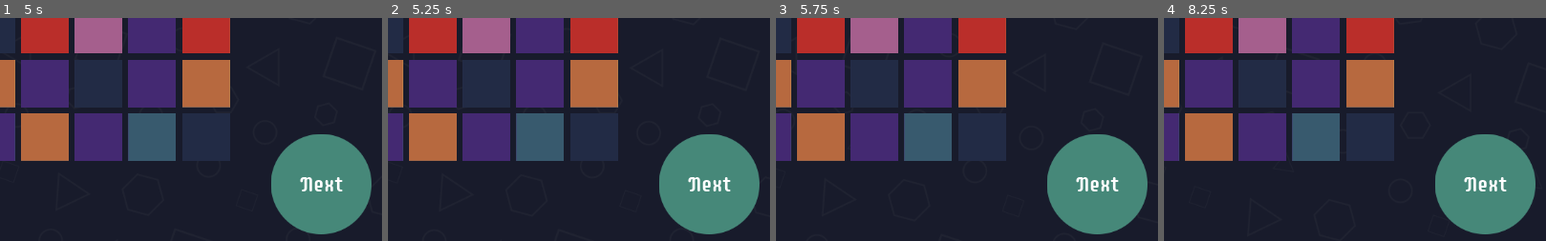
Above: before the commit, frames 1-4 (left to right).
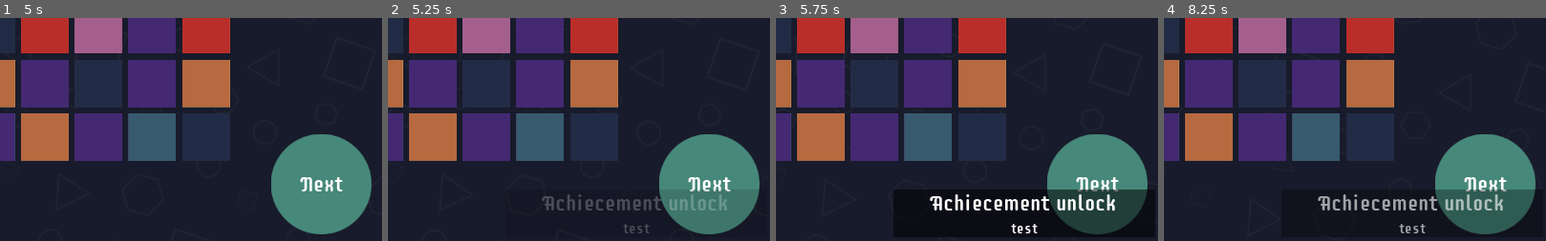
Above: after the commit, the same moments.

Repository: thamara/colorall
Game: Godot game, scene res://Menu.tscn
Same seed, same stepped clock (60 frames per second), same inputs: the game is played once before the commit and once after it. Sound files missing from this copy of the repository are replaced by a short silence.
Inputs (mouse positions are % of the whole screen's width and height, from its top left):
- Up to frame 1 (5 s): click (50, 84) at 0.52 s; click (16, 51) at 1.27 s; click (97, 5) at 2.02 s; click (97, 5) at 2.77 s; click (97, 5) at 3.52 s; click (3, 4) at 4.25 s
- Up to frame 2 (5.25 s): move the mouse to (15, 17) at 5.02 s; tap A (a) at 5.1 s; click (15, 17) at 5.17 s
- Up to frame 3 (5.75 s): tap R (r) at 5.3 s
- Up to frame 4 (8.25 s): move the mouse to (17, 10) at 5.77 s; tap R (r) at 5.85, 6.8, 7.35 s; click (17, 10) at 5.92 s; tap A (a) at 6.05, 6.6, 7.55, 8.1 s; move the mouse to (20, 14) at 6.52 s; click (20, 14) at 6.67 s; move the mouse to (20, 20) at 7.27 s; click (20, 20) at 7.42 s; move the mouse to (17, 24) at 8.02 s; click (17, 24) at 8.17 s
The pictures show only the part of the screen within x 50-100%, y 50-100%; the shares and areas given below are measured in that part.

Frame 1 is identical in both runs. In frame 2, 1.2% of the frame differs, in the area x 40-90%, y 76-97%; in frame 3, 5.6%, in the area x 30-100%, y 76-99%; in frame 4, 5.1%.

Commit message:
Adding achievement system

Diff:
--- /dev/null
+++ b/colorall/Achievement.gd
@@ -0,0 +1,22 @@
+extends Control
+
+export (String) var achievement_name = "Achievement name"
+const transparency = Color(1, 1, 1, 0)
+const full_visible = Color(1, 1, 1, 1)
+
+func _ready():
+	$Name.text = achievement_name
+	modulate = transparency
+	$Appear.interpolate_property(self, "modulate", modulate, full_visible, 0.5)
+	$Appear.start()
+	$Timer.start()
+
+
+func _on_Timer_timeout():
+	$Tween.interpolate_property(self, "modulate", modulate, transparency, 0.3)
+	$Tween.start()
+
+
+func _on_Tween_tween_all_completed():
+	queue_free()
+	pass
--- /dev/null
+++ b/colorall/Achievement.tscn
@@ -0,0 +1,66 @@
+[gd_scene load_steps=6 format=2]
+
+[ext_resource path="res://assets/SupermercadoOne-Regular.ttf" type="DynamicFontData" id=1]
+[ext_resource path="res://Game.tres" type="Theme" id=2]
+[ext_resource path="res://Achievement.gd" type="Script" id=3]
+
+[sub_resource type="DynamicFont" id=1]
+size = 20
+font_data = ExtResource( 1 )
+
+[sub_resource type="DynamicFont" id=2]
+size = 30
+font_data = ExtResource( 1 )
+
+[node name="Achievement" type="Control"]
+anchor_right = 1.0
+anchor_bottom = 1.0
+margin_right = -741.0
+margin_bottom = -536.0
+rect_min_size = Vector2( 0, 64 )
+script = ExtResource( 3 )
+__meta__ = {
+"_edit_use_anchors_": false
+}
+
+[node name="ColorRect" type="ColorRect" parent="."]
+anchor_right = 1.0
+anchor_bottom = 1.0
+mouse_filter = 2
+color = Color( 0, 0, 0, 0.533333 )
+__meta__ = {
+"_edit_use_anchors_": false
+}
+
+[node name="Name" type="Label" parent="."]
+anchor_top = 1.0
+anchor_right = 1.0
+anchor_bottom = 1.0
+margin_top = -25.0
+theme = ExtResource( 2 )
+custom_fonts/font = SubResource( 1 )
+text = "Name"
+align = 1
+__meta__ = {
+"_edit_use_anchors_": false
+}
+
+[node name="Unlock" type="Label" parent="."]
+anchor_right = 1.0
+margin_bottom = 37.0
+theme = ExtResource( 2 )
+custom_fonts/font = SubResource( 2 )
+text = "Achiecement unlock"
+align = 1
+
+[node name="Timer" type="Timer" parent="."]
+wait_time = 3.0
+one_shot = true
+autostart = true
+
+[node name="Tween" type="Tween" parent="."]
+
+[node name="Appear" type="Tween" parent="."]
+
+[connection signal="timeout" from="Timer" to="." method="_on_Timer_timeout"]
+[connection signal="tween_all_completed" from="Tween" to="." method="_on_Tween_tween_all_completed"]
--- /dev/null
+++ b/colorall/Achievements.gd
@@ -0,0 +1,25 @@
+extends Control
+
+var achievement = preload("res://Achievement.tscn")
+var queue = []
+onready var box = $Control/Box
+
+func _input(event):
+	if Input.is_action_just_pressed("a"):
+		push_achievement("test")
+
+
+func push_achievement(text):
+	var new_item = achievement.instance()
+	new_item.achievement_name = text
+	queue.push_back(new_item)
+
+
+func _process(_delta):
+	if len(queue) && len(box.get_children()) == 0:
+		var new_item = queue.pop_front()
+		box.add_child(new_item)
+
+
+func _ready():
+	GameManager.register_achievement_notifier(self)
--- /dev/null
+++ b/colorall/Achievements.tscn
@@ -0,0 +1,36 @@
+[gd_scene load_steps=2 format=2]
+
+[ext_resource path="res://Achievements.gd" type="Script" id=1]
+
+[node name="Achievements" type="Control"]
+anchor_right = 1.0
+anchor_bottom = 1.0
+rect_min_size = Vector2( 1024, 600 )
+mouse_filter = 2
+script = ExtResource( 1 )
+__meta__ = {
+"_edit_use_anchors_": false
+}
+
+[node name="Control" type="Control" parent="."]
+anchor_left = 1.0
+anchor_top = 1.0
+anchor_right = 1.0
+anchor_bottom = 1.0
+margin_left = -351.0
+margin_top = -75.0
+__meta__ = {
+"_edit_use_anchors_": false
+}
+
+[node name="Box" type="VBoxContainer" parent="Control"]
+anchor_right = 1.0
+anchor_bottom = 1.0
+margin_left = -4.0
+margin_top = 6.0
+margin_right = -4.0
+margin_bottom = -5.0
+rect_clip_content = true
+__meta__ = {
+"_edit_use_anchors_": false
+}
--- a/colorall/Game.tscn
+++ b/colorall/Game.tscn
@@ -17,6 +17,7 @@
 [ext_resource path="res://BackBtn.tscn" type="PackedScene" id=15]
 [ext_resource path="res://Mouse.tscn" type="PackedScene" id=16]
 [ext_resource path="res://Crown.tscn" type="PackedScene" id=17]
+[ext_resource path="res://Achievements.tscn" type="PackedScene" id=18]
 
 [sub_resource type="Theme" id=8]
 
@@ -66,10 +67,9 @@
 __meta__ = {
 "_edit_horizontal_guides_": [ 208.0 ]
 }
-width = 5
-height = 5
-grid_scale = 2.0
-tutorial = true
+width = 3
+height = 3
+grid_scale = 3.0
 
 [node name="Background" parent="." instance=ExtResource( 3 )]
 
@@ -787,6 +787,10 @@
 margin_bottom = 523.0
 text = "Next"
 
+[node name="Achievements" parent="." instance=ExtResource( 18 )]
+anchor_right = 0.0
+anchor_bottom = 0.0
+
 [connection signal="game_over" from="GridControl/Grid" to="." method="_on_Grid_game_over"]
 [connection signal="input_event" from="HUD/StartBtn/Area2D" to="." method="_on_Area2D_input_event"]
 [connection signal="color_clicked" from="HUD/ColorSelection" to="." method="_on_ColorSelection_color_clicked"]
--- a/colorall/manager/GameManager.gd
+++ b/colorall/manager/GameManager.gd
@@ -14,6 +14,7 @@
 var click_count = 0
 var audio_volume = 1 setget set_audio_volume
 var state = State.Wait
+var achievement_notifier = null
 
 
 const EnumToName = {
@@ -235,6 +236,10 @@
 	save_data.close()
 
 
+func register_achievement_notifier(v):
+	achievement_notifier = v
+
+
 func _ready():
 	MusicManager.play()
 	load_highscore()
Not shown: 1 places in colorall/Game.tscn that only renumber resources
